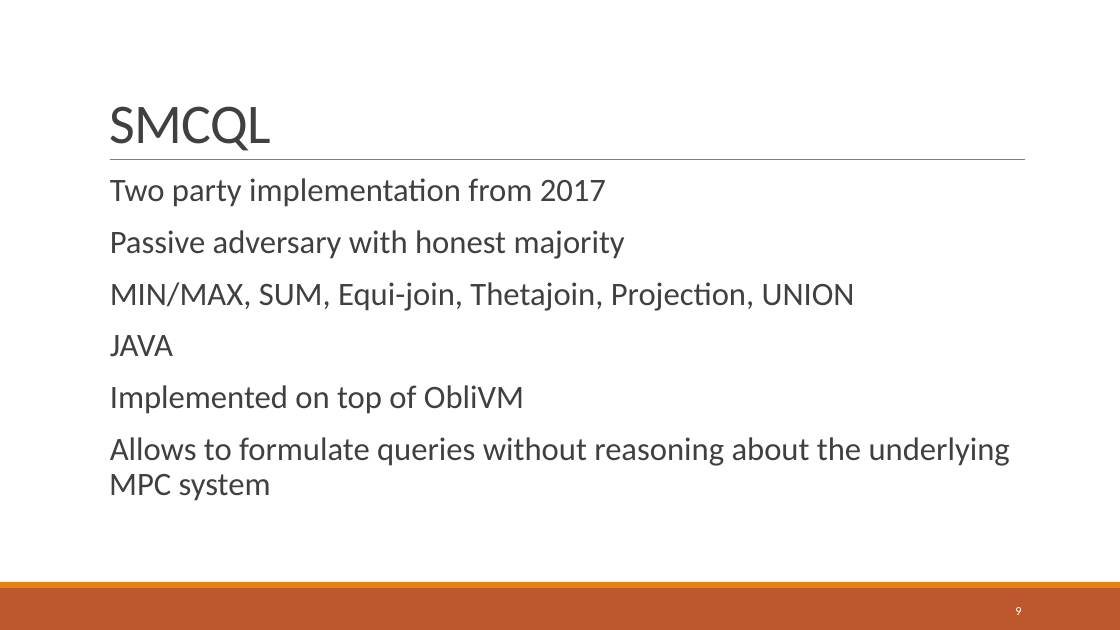
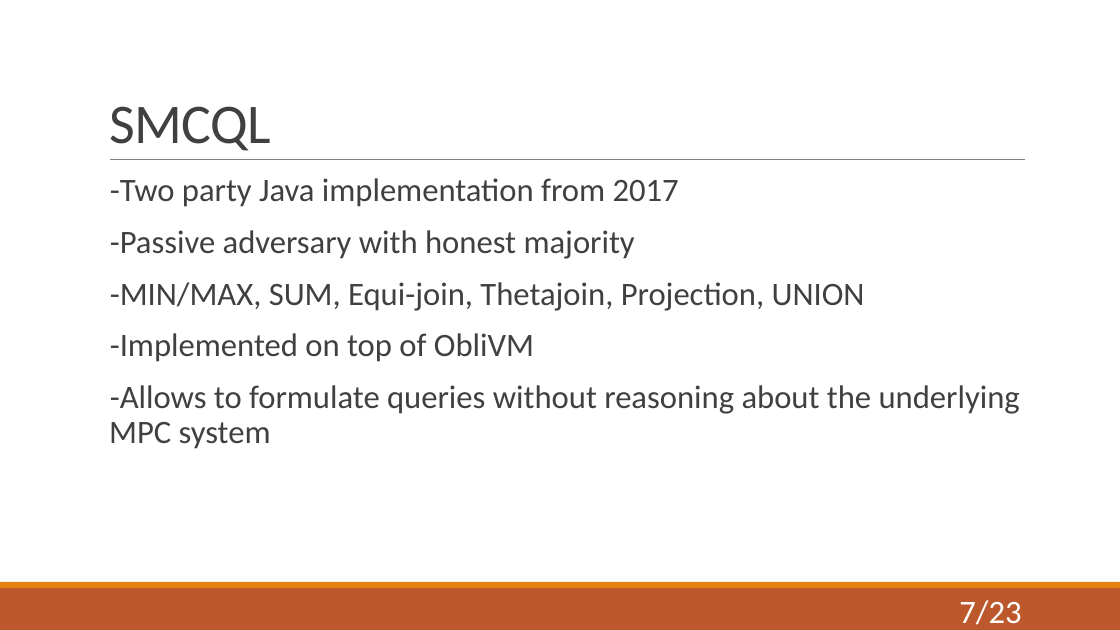
Before and after one commit to niklasUPB/thesis, a slide deck: slide 7 of thesis/Abschlussvortrag.pptx (slide 9 before the commit). Drawn at 1120x630 pixels with LibreOffice and Linux fonts; fonts in the diff are those of the drawing. Boxes give left, top, right and bottom in pixels: in the first picture for what was removed or moved away, otherwise in the second. Text is boxed around its words. In the diff, an @@ line names an element or a change of style, - is before the commit and + after.

```diff
--- a/thesis/Abschlussvortrag.pptx
+++ b/thesis/Abschlussvortrag.pptx
@@ text at [109, 178, 1020, 449]: text changed @@
-  Two party implementation from 2017
-  Passive adversary with honest majority
-  MIN/MAX, SUM, Equi-join, Thetajoin, Projection, UNION
-  JAVA
-  Implemented on top of ObliVM
-  Allows to formulate queries without reasoning about the underlying MPC system
+  -Two party Java implementation from 2017
+  -Passive adversary with honest majority
+  -MIN/MAX, SUM, Equi-join, Thetajoin, Projection, UNION
+  -Implemented on top of ObliVM
+  -Allows to formulate queries without reasoning about the underlying MPC system
@@ page number at [959, 600, 1021, 625]: text changed; size 10.5 to 28 pt @@
-9
+7/23
```
Also in this commit, not shown: 19 other slides changed, 2 slides added, 3 slides removed.
